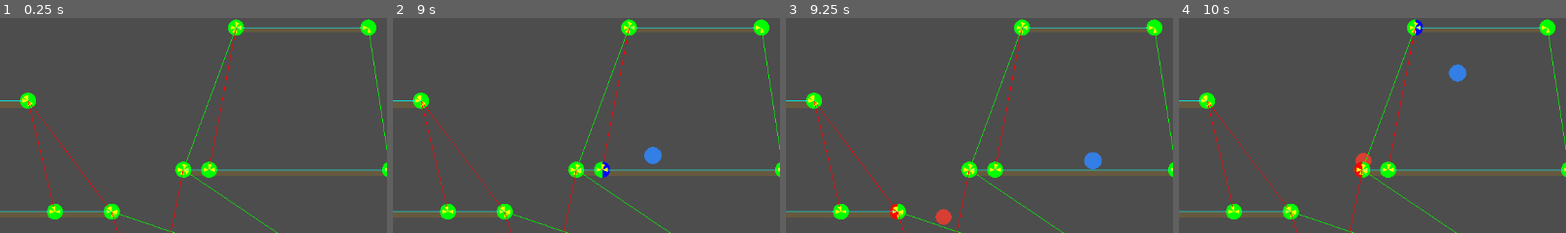
Above: before the commit, frames 1-4 (left to right).
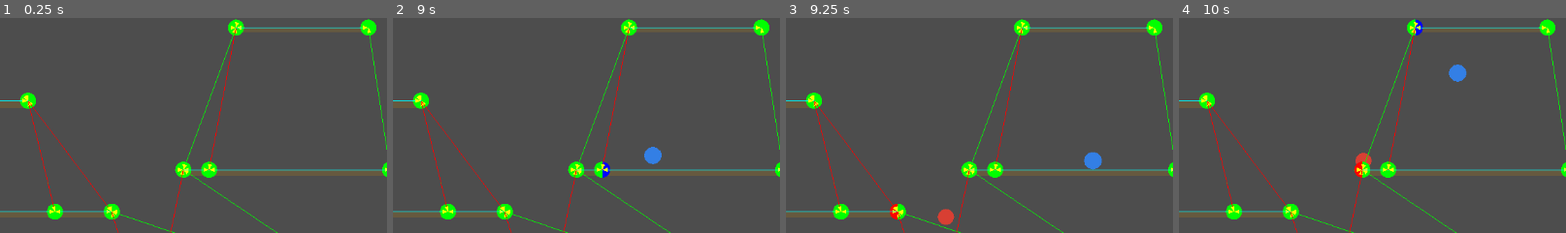
Above: after the commit, the same moments.

Repository: xhocquet/2d-platformer-pathfinding-demo
Game: Godot game, scene res://main.tscn
The game is run twice, just before and just after one commit, with the same random seed, the same clock (stepped at 60 frames per second) and the same inputs.
Inputs:
- Up to frame 1 (0.25 s): no input
- Up to frame 2 (9 s): hold D (move_right) 0.53-2.03 s; tap W (jump) at 0.6, 0.77, 1.07, 1.35, 1.52, 1.82, 2.1, 2.85, 3.02, 3.32, 3.6, 3.77, 4.07, 4.35, 4.52, 4.82, 5.1, 5.85, 6.02, 6.32, 6.6, 6.77, 7.07, 7.35, 7.52, 7.82, 8.1, 8.85 s; hold A (move_left) 2.03-2.78 s; hold D (move_right) 2.78-4.28 s; hold A (move_left) 4.28-5.03 s; hold D (move_right) 5.03-5.78 s; hold A (move_left) 5.78-7.28 s; hold D (move_right) from 7.28 s (still down)
- Up to frame 3 (9.25 s): keep holding D (move_right); tap W (jump) at 9.02 s
- Up to frame 4 (10 s): tap W (jump) at 9.32, 9.6, 9.77 s; release D (move_right) at 9.53 s; hold A (move_left) from 9.53 s (still down)
The pictures show only the part of the screen within x 50-100%, y 33-83%; the shares and areas given below are measured in that part.

Frames 1-2 are identical in both runs. In frame 3, 0.1% of the frame differs, in the area x 38-44%, y 88-97%; in frame 4, less than 0.1%.

Commit message:
Checkpoint

Diff:
--- a/enemy.gd
+++ b/enemy.gd
@@ -18,6 +18,7 @@
 var _jump_phase: JumpPhase = JumpPhase.JUMP_PRESS
 var _jump_start_y: float = 0.0
 var _jump_peak_y: float = 0.0
+var _jump_back_out_dir: float = 0.0  # if inside ledge, move this way until peak (-1, 0, 1)
 
 func _ready() -> void:
 	_player = get_parent().get_node("Player") as CharacterBody2D
@@ -35,9 +36,12 @@
 	if _ai_state == AiState.TRAVERSING_EDGE and _edge_to != &"":
 		var target_pos: Vector2 = _graph.get_section_position(_edge_to)
 		return signf(target_pos.x - global_position.x)
-	if _ai_state == AiState.JUMP_SEQUENCE and _jump_phase == JumpPhase.AIR_CONTROL and _edge_to != &"":
-		var target_pos: Vector2 = _graph.get_section_position(_edge_to)
-		return signf(target_pos.x - global_position.x)
+	if _ai_state == AiState.JUMP_SEQUENCE:
+		if _jump_back_out_dir != 0.0 and (_jump_phase == JumpPhase.JUMP_PRESS or _jump_phase == JumpPhase.ASCENT):
+			return _jump_back_out_dir
+		if _jump_phase == JumpPhase.AIR_CONTROL and _edge_to != &"":
+			var target_pos: Vector2 = _graph.get_section_position(_edge_to)
+			return signf(target_pos.x - global_position.x)
 	if _ai_state == AiState.STANDING and _path.size() == 1:
 		return signf(_player.global_position.x - global_position.x)
 	return 0.0
@@ -119,6 +123,7 @@
 	_ai_state = AiState.STANDING
 	_edge_from = &""
 	_edge_to = &""
+	_jump_back_out_dir = 0.0
 
 func _walk_from_edge_to_edge(edge_from: StringName, edge_to: StringName) -> void:
 	_edge_from = edge_from
@@ -133,12 +138,32 @@
 	_jump_start_y = global_position.y
 	_jump_peak_y = global_position.y
 	_wants_jump_press = true
+	var pos_to: Vector2 = _graph.get_section_position(edge_to)
+	var ledge_min_x: float = pos_to.x
+	var ledge_max_x: float = pos_to.x
+	for nb in _graph.get_neighbors(edge_to):
+		if nb.type == SectionGraph.EdgeType.WALK:
+			var pos_nb: Vector2 = _graph.get_section_position(nb.to)
+			ledge_min_x = minf(pos_to.x, pos_nb.x)
+			ledge_max_x = maxf(pos_to.x, pos_nb.x)
+			break
+	var pos_from: Vector2 = _graph.get_section_position(edge_from)
+	var ledge_center_x: float = (ledge_min_x + ledge_max_x) * 0.5
+	var approach_from_left: bool = pos_from.x < ledge_center_x
+	var edge_x: float = ledge_min_x if approach_from_left else ledge_max_x
+	var inside: bool = (approach_from_left and global_position.x >= edge_x) or (not approach_from_left and global_position.x <= edge_x)
+	if inside:
+		_jump_back_out_dir = -1.0 if approach_from_left else 1.0
+	else:
+		_jump_back_out_dir = 0.0
+	print("[Enemy] jump_start from=", edge_from, " to=", edge_to, " pos=", global_position, " ledge_x=[", ledge_min_x, ",", ledge_max_x, "] approach_left=", approach_from_left, " edge_x=", edge_x, " inside=", inside, " back_out_dir=", _jump_back_out_dir)
 
 func _tick_jump_sequence() -> void:
 	if _jump_phase == JumpPhase.JUMP_PRESS:
 		if not is_on_floor():
 			_jump_phase = JumpPhase.ASCENT
 			_jump_peak_y = global_position.y
+			print("[Enemy] jump phase -> ASCENT back_out_dir=", _jump_back_out_dir)
 	elif _jump_phase == JumpPhase.ASCENT:
 		if is_on_floor():
 			_current_node_id = _graph.get_section_under_body(self)
Not shown, removed: AGENTS.md
